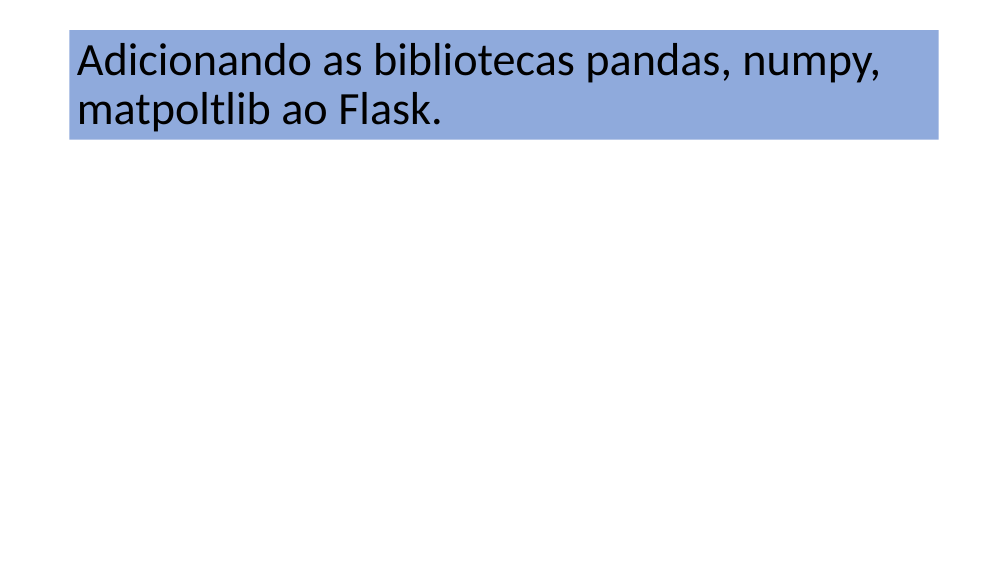
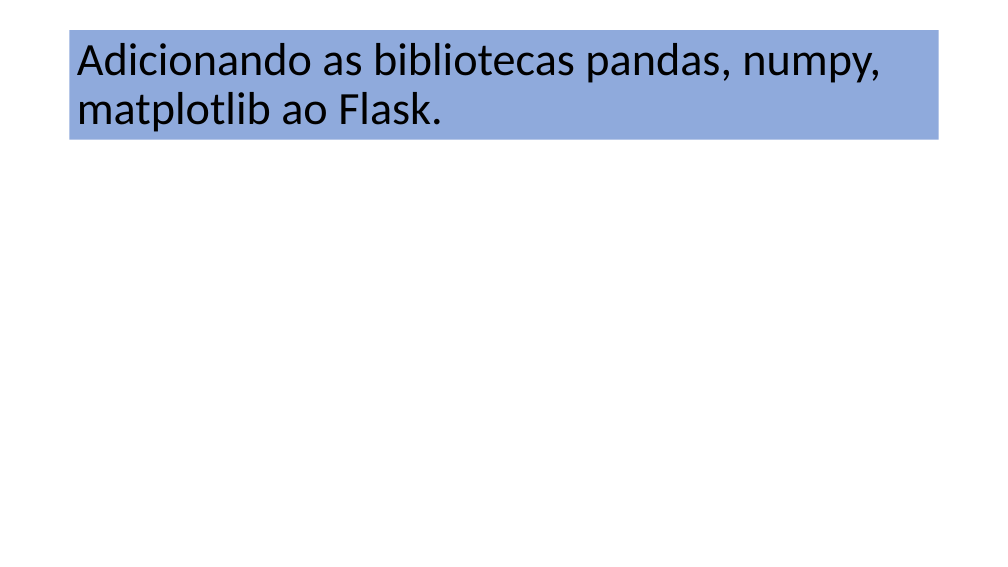
Before and after one commit to dourivaljunior/Curso-de-Flask, a slide deck: slide 2 of aula 03 flask.pptx. Drawn at 1008x567 pixels with LibreOffice and Linux fonts; fonts in the diff are those of the drawing. Boxes give left, top, right and bottom in pixels: in the first picture for what was removed or moved away, otherwise in the second. Text is boxed around its words. In the diff, an @@ line names an element or a change of style, - is before the commit and + after.

```diff
--- a/aula 03 flask.pptx
+++ b/aula 03 flask.pptx
@@ title at (77,43,881,132): text changed @@
-Adicionando as bibliotecas pandas, numpy, matpoltlib ao Flask.
+Adicionando as bibliotecas pandas, numpy, matplotlib ao Flask.
```
Also in this commit, not shown: 9 other slides changed, 15 slides added, 1 other file.
